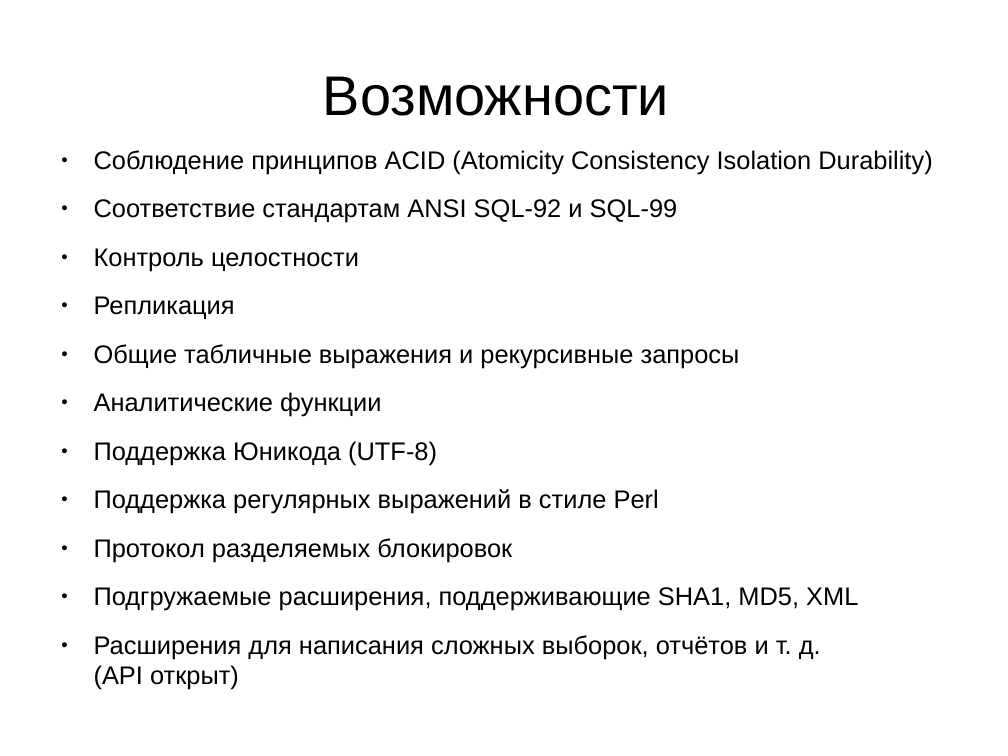
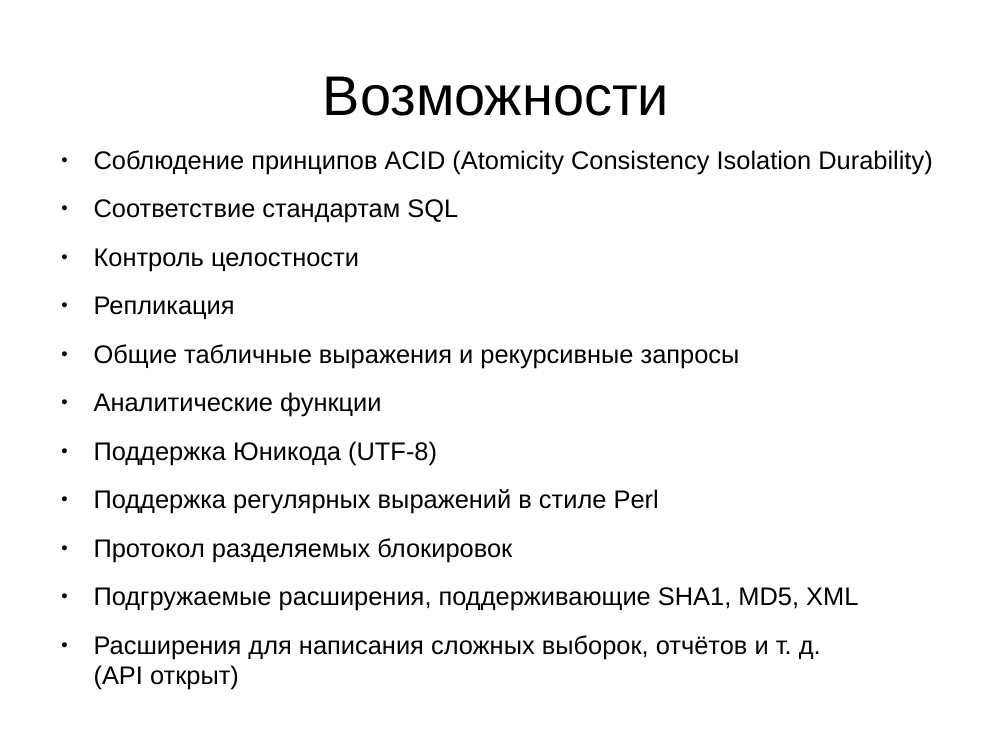
Before and after one commit to Rust1k/dbCourse, a slide deck: slide 16 of presentations/lesson 1.pptx. Drawn at 1008x756 pixels with LibreOffice and Linux fonts; fonts in the diff are those of the drawing. Boxes give left, top, right and bottom in pixels: in the first picture for what was removed or moved away, otherwise in the second. Text is boxed around its words. In the diff, an @@ line names an element or a change of style, - is before the commit and + after.

```diff
--- a/presentations/lesson 1.pptx
+++ b/presentations/lesson 1.pptx
@@ text at <box>94,199,458,223</box>: text changed @@
-● Соответствие стандартам ANSI SQL-92 и SQL-99
+● Соответствие стандартам SQL
```
Also in this commit, not shown: 5 other slides changed, 1 slide added, 1 other file.
